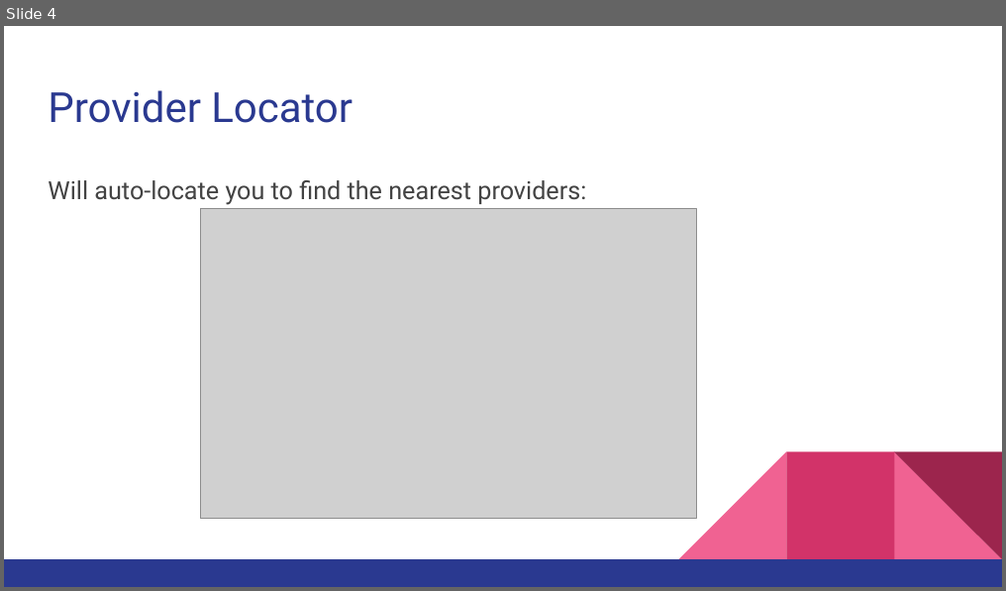
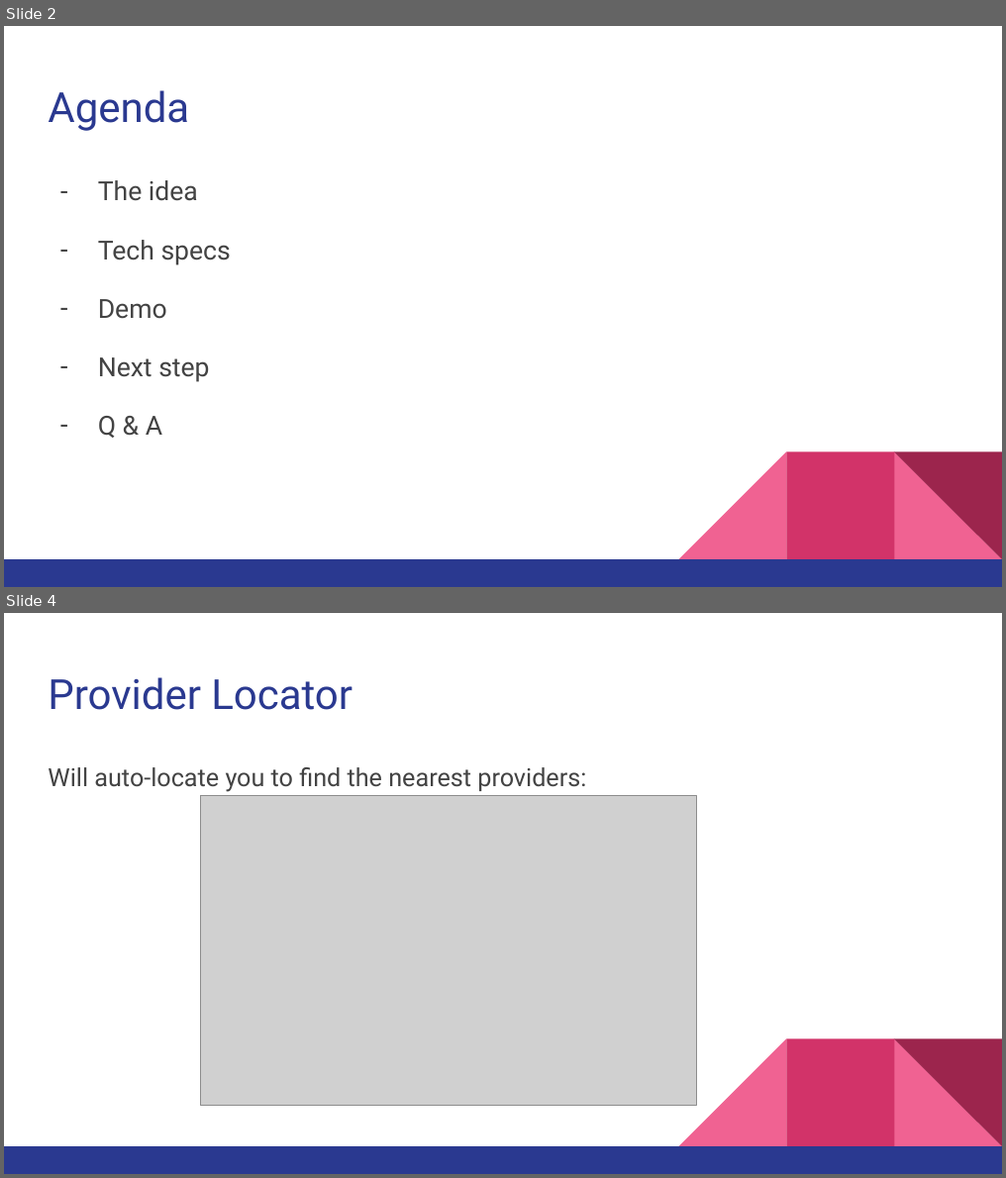
Before and after one commit to 2015au-1730/RoshamboProject06, a slide deck: Presentation.pptx. Shown one above the other, each under a label of ours: slide 4 before the commit, slides 2 and 4 after it; the slides between them are not shown. The pictures are 1006x591 and 1006x1178 pixels, drawn with LibreOffice and Linux fonts; fonts in the diff are those of the drawing; grey boxes stand for pictures. Boxes give left, top, right and bottom in pixels: in the first picture for what was removed or moved away, otherwise in the second. Text is boxed around its words. In the diff, an @@ line names an element or a change of style, - is before the commit and + after.

```diff
--- a/Presentation.pptx
+++ b/Presentation.pptx
@@ slide 2 added at [4, 26, 1002, 587], background #FFFFFF; not listed: 5 template elements that a slide beside it also shows @@
@@ title added at [48, 90, 189, 131], 30 pt, text #2A3990 @@
+Agenda
@@ text added at [98, 180, 231, 438], 19 pt, text #434343 @@
+– The idea
+– Tech specs
+– Demo
+– Next step
+– Q & A
```
Also in this commit, not shown: 2 slides changed, 8 other slides added, 4 slides removed.
